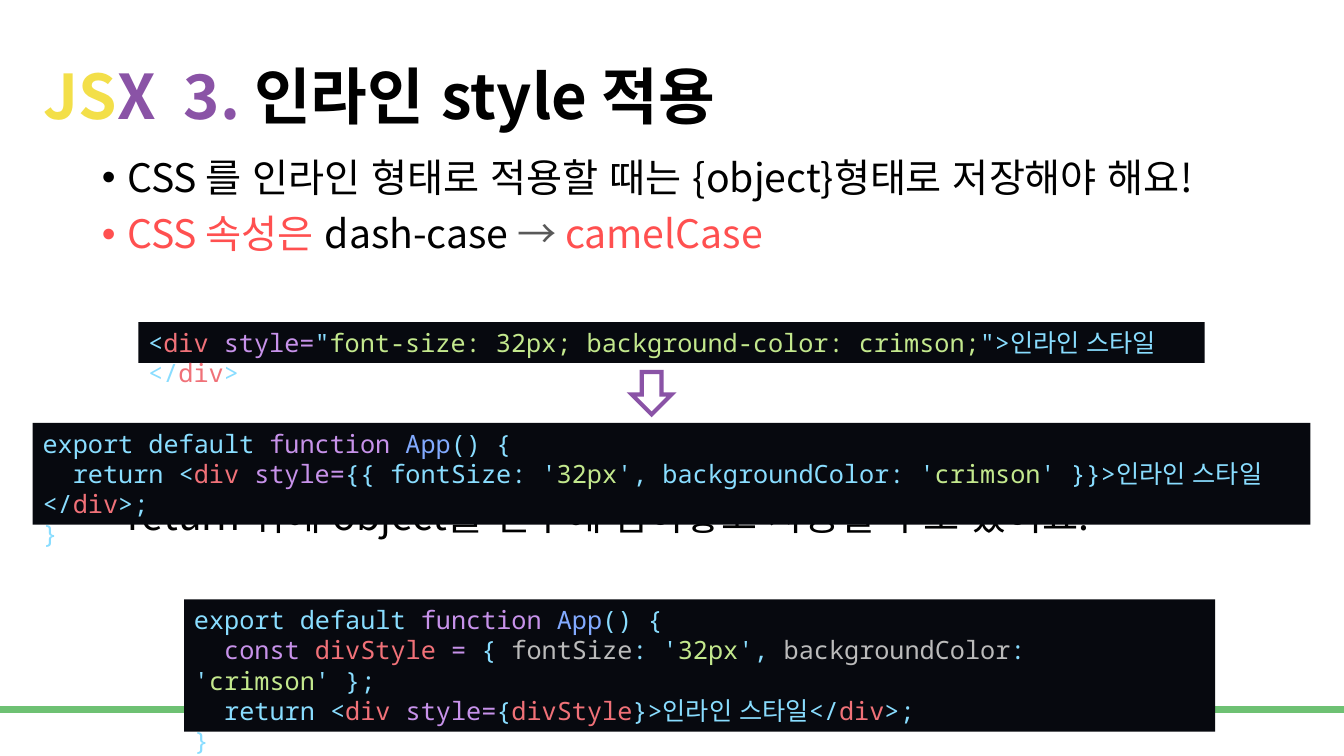
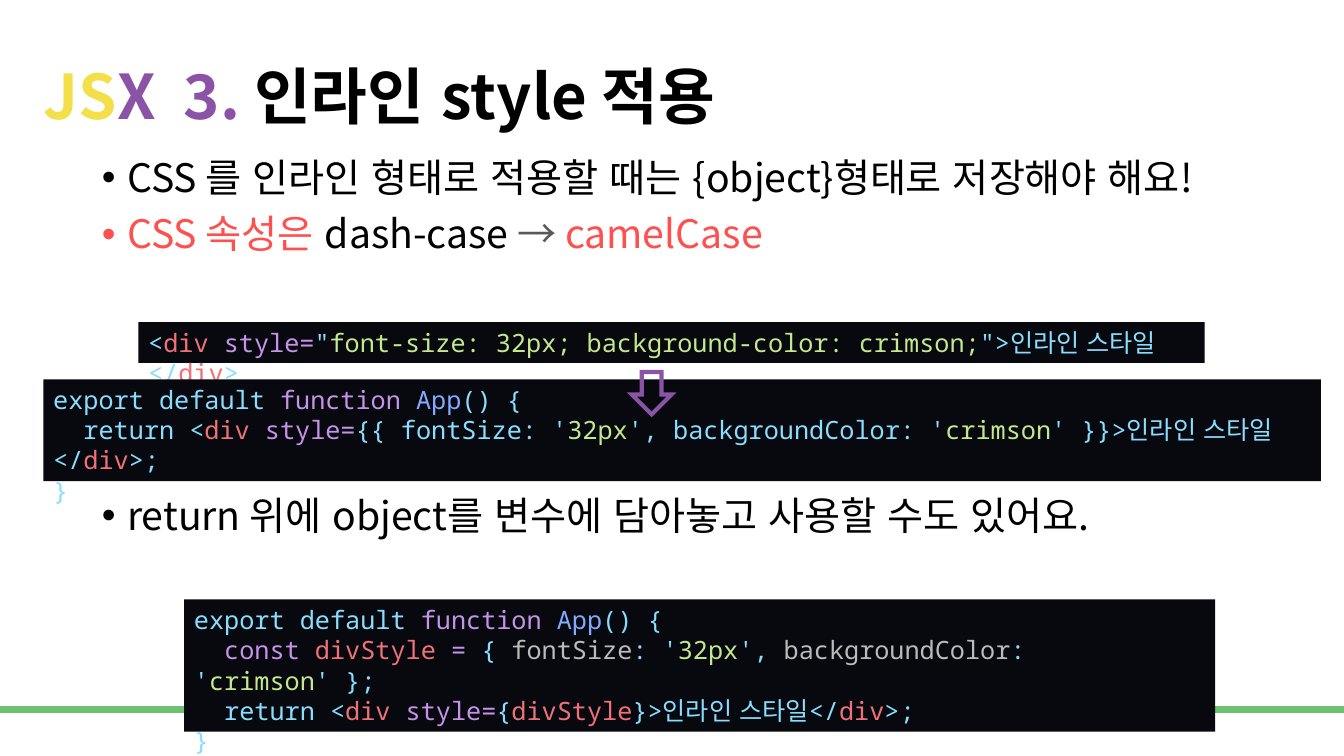
Before and after one commit to DevDamon0527/SeSAC_Yeongdeungpo_Campus_6th, a slide deck: slide 16 of material/[SeSAC_YDP_6] 23_React_Component_JSX.pptx. Drawn at 1344x756 pixels with LibreOffice and Linux fonts; fonts in the diff are those of the drawing; background and template pictures are left out. Boxes give left, top, right and bottom in pixels: in the first picture for what was removed or moved away, otherwise in the second. Text is boxed around its words. In the diff, an @@ line names an element or a change of style, - is before the commit and + after.

```diff
--- a/material/[SeSAC_YDP_6] 23_React_Component_JSX.pptx
+++ b/material/[SeSAC_YDP_6] 23_React_Component_JSX.pptx
@@ rectangle "export default function App() {": place and size @@
-rectangle "export default function App() {" at (32, 423, 1311, 525)
+rectangle "export default function App() {" at (43, 379, 1322, 481)
```
Also in this commit, not shown: 39 other files.
